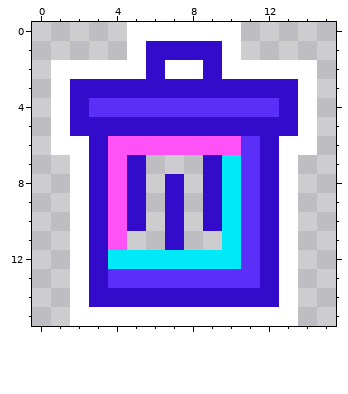
A pixel-art sprite gets an edit: Assets/Sprites/Blocks/remove.png. Above: the version before the commit.
The file is 80x80 pixels, drawn in blocks of 5x5; one block is one cell here.
After:
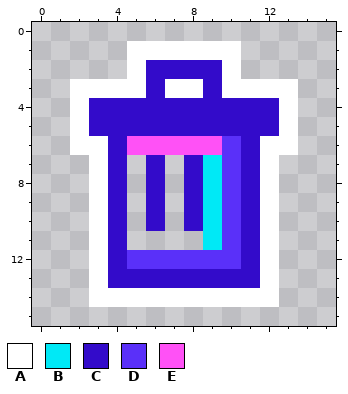
Palette (. is transparent): A #ffffff  B #00e9f6  C #330bca  D #5a30f9  E #ff51f6
From old to new:
@@ x 0..15 @@
- 0 .....AAAAAA.....
- 1 .....ACCCCA.....
- 2 .AAAAACAACAAAAA.
- 3 .ACCCCCCCCCCCCA.
- 4 .ACDDDDDDDDDDCA.
- 5 .ACCCCCCCCCCCCA.
- 6 .AACEEEEEEEDCAA.
- 7 ..ACEC...CBDCA..
- 8 ..ACEC.C.CBDCA..
- 9 ..ACEC.C.CBDCA..
-10 ..ACEC.C.CBDCA..
-11 ..ACE..C..BDCA..
-12 ..ACBBBBBBBDCA..
-13 ..ACDDDDDDDDCA..
-14 ..ACCCCCCCCCCA..
-15 ..AAAAAAAAAAAA..
+ 0 ................
+ 1 .....AAAAAA.....
+ 2 .....ACCCCA.....
+ 3 ..AAAACAACAAAA..
+ 4 ..ACCCCCCCCCCA..
+ 5 ..ACCCCCCCCCCA..
+ 6 ..AACEEEEEDCAA..
+ 7 ...AC.C.CBDCA...
+ 8 ...AC.C.CBDCA...
+ 9 ...AC.C.CBDCA...
+10 ...AC.C.CBDCA...
+11 ...AC....BDCA...
+12 ...ACDDDDDDCA...
+13 ...ACCCCCCCCA...
+14 ...AAAAAAAAAA...
+15 ................
Changed places in both pictures, as pixel boxes (x1, y1, x2, y2):
changed: (51, 22, 317, 326)
